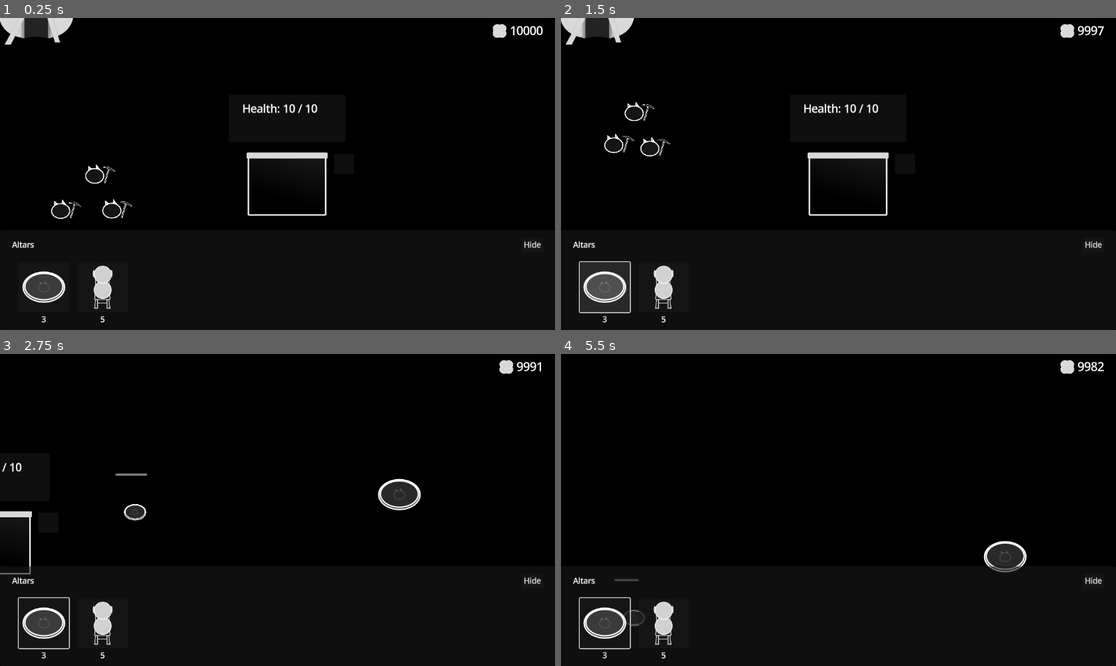
Above: before the commit, frames 1-4 (two rows, left to right).
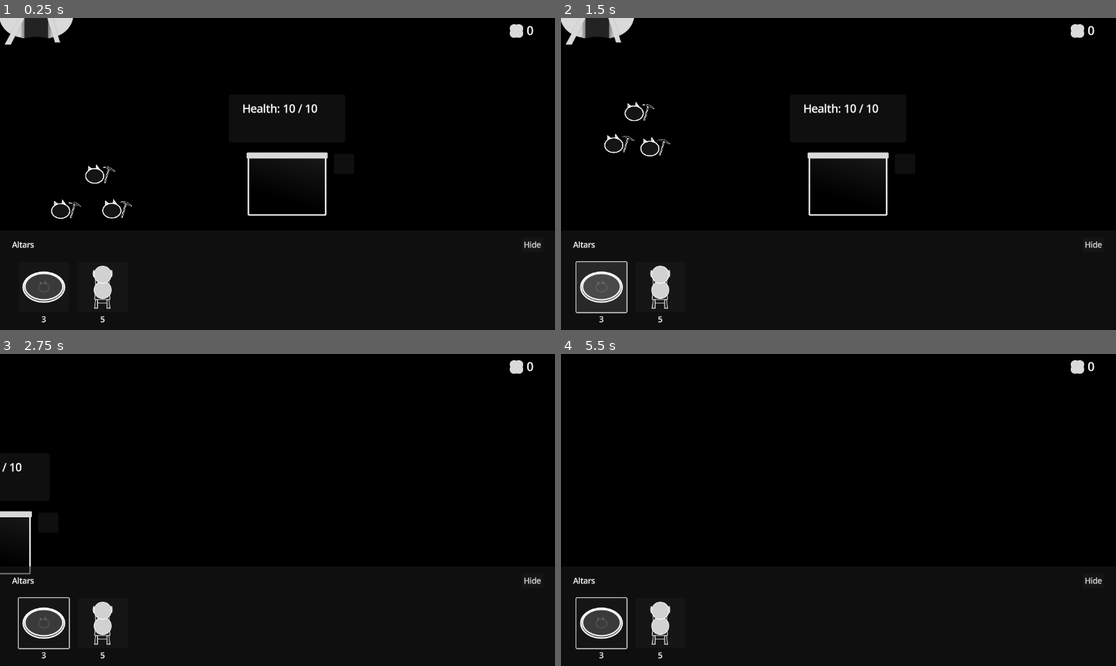
Above: after the commit, the same moments.

Repository: KANAjetzt/ld55-summoning
Game: Godot game, scene res://main.tscn
Two runs of this game, one before a commit and one after it. Both use one fixed random seed, a clock stepped at 60 frames per second and the inputs below.
Inputs (mouse positions are in pixels of both pictures, inside the frame that each line leads up to):
- Up to frame 1 (0.25 s): no input
- Up to frame 2 (1.5 s): click "Hide" at 0.5 s; click (605, 286) at 1.27 s
- Up to frame 3 (2.75 s): tap Enter (ui_accept) at 2, 2.27 s; move the mouse to (399, 494) at 2.02 s; hold D (right) from 2.03 s (still down); tap W (top) at 2.1 s; click (399, 494) at 2.17 s
- Up to frame 4 (5.5 s): move the mouse to (727, 525) at 2.77 s; release D (right) at 2.78 s; hold A (left) 2.78-3.53 s; tap S (bottom) at 2.85 s; tap Enter (ui_accept) at 3.02, 4.52, 5.27 s; tap W (top) at 3.05, 3.8, 4.55, 5.1 s; move the mouse to (894, 441) at 3.52 s; hold D (right) 3.53-5.03 s; right-click (894, 441) at 3.6 s; move the mouse to (810, 572) at 4.27 s; click (810, 572) at 4.35 s; move the mouse to (1005, 556) at 5.02 s; hold A (left) from 5.03 s (still down)

The runs differ from the first frame. In frame 1, 0.3% of the frame differs, in the area x 88-98%, y 2-7%; in frame 2, 1.1%; in frame 3, 1.1%; in frame 4, 1.7%, in the area x 2-98%, y 2-98%.
Error in both runs: Invalid call. Nonexistent function 'deselect' in base 'Nil'. (res://main.gd:31)

Commit message:
feat: :sparkles: it is what it is

Diff:
--- a/Altars/Chair/chair.tscn
+++ b/Altars/Chair/chair.tscn
@@ -1,9 +1,11 @@
-[gd_scene load_steps=8 format=3 uid="uid://cal7tnnv6ymk7"]
+[gd_scene load_steps=10 format=3 uid="uid://cal7tnnv6ymk7"]
 
 [ext_resource type="Texture2D" uid="uid://da7316xupl67v" path="res://Altars/Chair/chair.png" id="1_3qwed"]
 [ext_resource type="PackedScene" uid="uid://kfrjjt5p4eiw" path="res://Altars/_definitions/altar.tscn" id="1_vaien"]
 [ext_resource type="Script" path="res://Altars/Chair/chair.gd" id="2_818fy"]
 [ext_resource type="Texture2D" uid="uid://cqy877batotx2" path="res://Altars/Chair/human.png" id="2_qwo7w"]
+[ext_resource type="Script" path="res://SFX/player.gd" id="5_r0dgd"]
+[ext_resource type="AudioStream" uid="uid://dmeax3wv6208w" path="res://SFX/sit_0.ogg" id="6_mcdeq"]
 
 [sub_resource type="Animation" id="Animation_n45rm"]
 length = 0.001
@@ -83,6 +85,20 @@
 "update": 0,
 "values": [Color(1, 1, 1, 0), Color(1, 1, 1, 1)]
 }
+tracks/3/type = "method"
+tracks/3/imported = false
+tracks/3/enabled = true
+tracks/3/path = NodePath("SFXSit")
+tracks/3/interp = 1
+tracks/3/loop_wrap = true
+tracks/3/keys = {
+"times": PackedFloat32Array(0.73),
+"transitions": PackedFloat32Array(1),
+"values": [{
+"args": [],
+"method": &"start"
+}]
+}
 
 [sub_resource type="AnimationLibrary" id="AnimationLibrary_wdm80"]
 _data = {
@@ -111,5 +127,10 @@
 }
 autoplay = "spawn"
 
+[node name="SFXSit" type="AudioStreamPlayer" parent="." index="5"]
+volume_db = -4.773
+script = ExtResource("5_r0dgd")
+sounds = Array[AudioStream]([ExtResource("6_mcdeq")])
+
 [connection signal="timeout" from="TimerSpawnCat" to="." method="_on_timer_spawn_cat_timeout"]
 [connection signal="animation_finished" from="AnimationPlayer" to="." method="_on_animation_player_animation_finished"]
--- a/Altars/FoodBowl/bowl.gd
+++ b/Altars/FoodBowl/bowl.gd
@@ -1,10 +1,14 @@
 class_name AltarBowl
 extends Altar
+
+
+@onready var sfx_player: SFXPlayer = %SFXPlayer
 
 
 func _ready() -> void:
 	super()
 	timer_spawn_cat.start()
+	sfx_player.start()
 
 
 func _on_timer_spawn_cat_timeout() -> void:
--- a/Altars/FoodBowl/bowl.tscn
+++ b/Altars/FoodBowl/bowl.tscn
@@ -1,7 +1,9 @@
-[gd_scene load_steps=3 format=3 uid="uid://75f6lvivf5wu"]
+[gd_scene load_steps=5 format=3 uid="uid://75f6lvivf5wu"]
 
 [ext_resource type="PackedScene" uid="uid://kfrjjt5p4eiw" path="res://Altars/_definitions/altar.tscn" id="1_a41et"]
 [ext_resource type="Script" path="res://Altars/FoodBowl/bowl.gd" id="2_hw112"]
+[ext_resource type="Script" path="res://SFX/player.gd" id="3_4m1rk"]
+[ext_resource type="AudioStream" uid="uid://dmeax3wv6208w" path="res://SFX/sit_0.ogg" id="4_m3t8i"]
 
 [node name="AltarBowl" instance=ExtResource("1_a41et")]
 script = ExtResource("2_hw112")
@@ -12,4 +14,9 @@
 [node name="TimerSpawnCat" parent="." index="1"]
 wait_time = 3.0
 
+[node name="SFXPlayer" type="AudioStreamPlayer" parent="." index="4"]
+unique_name_in_owner = true
+script = ExtResource("3_4m1rk")
+sounds = Array[AudioStream]([ExtResource("4_m3t8i")])
+
 [connection signal="timeout" from="TimerSpawnCat" to="." method="_on_timer_spawn_cat_timeout"]
--- a/Entities/Cats/cat_miner.gd
+++ b/Entities/Cats/cat_miner.gd
@@ -33,6 +33,8 @@
 @onready var timer_mining: Timer = %TimerMining
 @onready var timer_storing: Timer = %TimerStoring
 @onready var debug_panel: UIDebugPanel = %DebugPanel
+@onready var audio_stoped_mining: SFXPlayer = %AudioStopedMining
+@onready var audio_stoped_storing: SFXPlayer = %AudioStopedStoring
 
 
 # Called when the node enters the scene tree for the first time.
@@ -91,6 +93,7 @@
 
 
 func stop_mining() -> void:
+	audio_stoped_mining.start()
 	var tween := create_tween()
 	tween.tween_property(self, "global_position", global_position + Vector2(0, 50), 0.5)
 	tween.parallel().tween_property(self, "modulate:a", 1.0, 0.5)
@@ -115,7 +118,7 @@
 
 func stop_storing() -> void:
 	is_storing = false
-
+	audio_stoped_storing.start()
 	var tween := create_tween()
 	tween.tween_property(self, "global_position", global_position - (135.0 * global_position.direction_to(Global.storage.global_position)), 1.0)
 	await tween.finished
--- a/Entities/Cats/cat_miner.tscn
+++ b/Entities/Cats/cat_miner.tscn
@@ -1,9 +1,12 @@
-[gd_scene load_steps=6 format=3 uid="uid://bnjd3xnekunev"]
+[gd_scene load_steps=9 format=3 uid="uid://bnjd3xnekunev"]
 
 [ext_resource type="PackedScene" uid="uid://b0fveacr07rl2" path="res://Entities/Cats/cat.tscn" id="1_14mmn"]
 [ext_resource type="Script" path="res://Entities/Cats/cat_miner.gd" id="2_c8ny4"]
 [ext_resource type="Texture2D" uid="uid://da7tbrggx5xsi" path="res://Entities/Cats/pickax.png" id="2_i88cg"]
 [ext_resource type="PackedScene" uid="uid://ck7pp5vhb1ofp" path="res://Debug/debug_panel.tscn" id="4_v7tq4"]
+[ext_resource type="PackedScene" uid="uid://b7vgx55o8td0d" path="res://SFX/player.tscn" id="5_2ps25"]
+[ext_resource type="AudioStream" uid="uid://ba0bbfbdq8l54" path="res://SFX/mined.ogg" id="5_imyi3"]
+[ext_resource type="AudioStream" uid="uid://d4drmvnps37xq" path="res://SFX/mined_1.ogg" id="6_rd5he"]
 
 [sub_resource type="AnimationLibrary" id="AnimationLibrary_jh4mq"]
 
@@ -40,5 +43,13 @@
 offset_bottom = -29.0
 scale = Vector2(1, 1)
 
+[node name="AudioStopedStoring" parent="." index="7" instance=ExtResource("5_2ps25")]
+unique_name_in_owner = true
+sounds = Array[AudioStream]([ExtResource("6_rd5he")])
+
+[node name="AudioStopedMining" parent="." index="8" instance=ExtResource("5_2ps25")]
+unique_name_in_owner = true
+sounds = Array[AudioStream]([ExtResource("5_imyi3")])
+
 [connection signal="timeout" from="TimerMining" to="." method="_on_timer_mining_timeout"]
 [connection signal="timeout" from="TimerStoring" to="." method="_on_timer_storing_timeout"]
--- a/Entities/Cats/cat_warrior.gd
+++ b/Entities/Cats/cat_warrior.gd
@@ -30,6 +30,7 @@
 @onready var debug_panel: UIDebugPanel = %DebugPanel
 @onready var timer_laser: Timer = %TimerLaser
 @onready var animation_player_2: AnimationPlayer = %AnimationPlayer2
+@onready var audio_stream_player: AudioStreamPlayer = %AudioStreamPlayer
 
 
 func _ready() -> void:
@@ -69,6 +70,8 @@
 func move_towards_target_position(delta: float) -> void:
 	var direction := global_position.direction_to(target_position)
 	global_position = global_position + direction * speed * speed_multiplier * delta
+
+
 
 	if global_position.distance_squared_to(target_position) < 100:
 		is_moving = false
--- a/Entities/Cats/cat_warrior.tscn
+++ b/Entities/Cats/cat_warrior.tscn
@@ -93,6 +93,9 @@
 wait_time = 0.75
 one_shot = true
 
+[node name="AudioStreamPlayer" type="AudioStreamPlayer" parent="." index="10"]
+unique_name_in_owner = true
+
 [connection signal="mouse_entered" from="ClickListener" to="." method="_on_click_listener_mouse_entered"]
 [connection signal="mouse_exited" from="ClickListener" to="." method="_on_click_listener_mouse_exited"]
 [connection signal="area_entered" from="Awarnesse" to="." method="_on_awarnesse_area_entered"]
--- a/Projectiles/Laser/projectile_laser.gd
+++ b/Projectiles/Laser/projectile_laser.gd
@@ -9,6 +9,12 @@
 
 var target_position: Vector2
 
+@onready var sfx_impact: SFXPlayer = %SFXImpact
+@onready var sfx_laser: SFXPlayer = $SFXLaser
+
+
+func _ready() -> void:
+	sfx_laser.start()
 
 # Called every frame. 'delta' is the elapsed time since the previous frame.
 func _process(delta: float) -> void:
--- a/Projectiles/Laser/projectile_laser.tscn
+++ b/Projectiles/Laser/projectile_laser.tscn
@@ -1,6 +1,8 @@
-[gd_scene load_steps=5 format=3 uid="uid://cd6mivsge63mm"]
+[gd_scene load_steps=7 format=3 uid="uid://cd6mivsge63mm"]
 
 [ext_resource type="Script" path="res://Projectiles/Laser/projectile_laser.gd" id="1_tst2g"]
+[ext_resource type="Script" path="res://SFX/player.gd" id="2_ggfdf"]
+[ext_resource type="AudioStream" uid="uid://ckfghaet0du22" path="res://SFX/laser_0.ogg" id="4_e7edt"]
 
 [sub_resource type="Gradient" id="Gradient_q6ipm"]
 offsets = PackedFloat32Array(0, 0.158273, 0.242806, 0.338129)
@@ -38,4 +40,8 @@
 shape = SubResource("CapsuleShape2D_niy8k")
 metadata/_edit_lock_ = true
 
+[node name="SFXLaser" type="AudioStreamPlayer" parent="."]
+script = ExtResource("2_ggfdf")
+sounds = Array[AudioStream]([ExtResource("4_e7edt")])
+
 [connection signal="area_entered" from="Collider" to="." method="_on_collider_area_entered"]
--- /dev/null
+++ b/SFX/player.gd
@@ -0,0 +1,11 @@
+class_name SFXPlayer
+extends AudioStreamPlayer
+
+
+@export var sounds: Array[AudioStream] = []
+
+
+func start() -> void:
+	stream = sounds.pick_random()
+	pitch_scale = randf_range(0.85, 1.15)
+	play()
--- /dev/null
+++ b/SFX/player.tscn
@@ -0,0 +1,7 @@
+[gd_scene load_steps=2 format=3 uid="uid://b7vgx55o8td0d"]
+
+[ext_resource type="Script" path="res://SFX/player.gd" id="1_gs5u1"]
+
+[node name="Player" type="AudioStreamPlayer"]
+bus = &"SFX"
+script = ExtResource("1_gs5u1")
--- a/Singletons/debug.tscn
+++ b/Singletons/debug.tscn
@@ -4,6 +4,4 @@
 
 [node name="Debug" type="Node"]
 script = ExtResource("1_8ds80")
-override_mining_time = true
 override_mining_time_amount = 3.0
-override_dry_food_count = true
--- a/Singletons/global.gd
+++ b/Singletons/global.gd
@@ -17,6 +17,8 @@
 var cat_warrior_selected: CatWarrior = null: set = _set_cat_warrior_selected
 var alien_spawn_points: Array[Node2D] = []
 var cat_warrior_count: int = 0
+
+@onready var sfx_player: SFXPlayer = %SFXPlayer
 
 
 func _unhandled_input(event: InputEvent) -> void:
@@ -67,6 +69,13 @@
 	return a.global_position.distance_squared_to(storage.global_position) < b.global_position.distance_squared_to(storage.global_position)
 
 
+func play_sfx(sound: AudioStream) -> void:
+	if not sfx_player.playing:
+		sfx_player.sounds.clear()
+		sfx_player.sounds.push_back(sound)
+		sfx_player.start()
+
+
 func _update_mines_by_distance_to_center():
 	var mines_sorted := mines.duplicate()
 	mines_sorted.sort_custom(sort_mines_by_distance_to_center)
--- a/Singletons/global.tscn
+++ b/Singletons/global.tscn
@@ -1,7 +1,8 @@
-[gd_scene load_steps=4 format=3 uid="uid://dppyfdu5rjlwe"]
+[gd_scene load_steps=5 format=3 uid="uid://dppyfdu5rjlwe"]
 
 [ext_resource type="Script" path="res://Singletons/global.gd" id="1_hayur"]
 [ext_resource type="Script" path="res://stats.gd" id="2_fejdr"]
+[ext_resource type="PackedScene" uid="uid://b7vgx55o8td0d" path="res://SFX/player.tscn" id="3_mius7"]
 
 [sub_resource type="Resource" id="Resource_3av7s"]
 script = ExtResource("2_fejdr")
@@ -9,3 +10,6 @@
 [node name="Global" type="Node"]
 script = ExtResource("1_hayur")
 stats = SubResource("Resource_3av7s")
+
+[node name="SFXPlayer" parent="." instance=ExtResource("3_mius7")]
+unique_name_in_owner = true
--- /dev/null
+++ b/default_bus_layout.tres
@@ -0,0 +1,15 @@
+[gd_resource type="AudioBusLayout" format=3 uid="uid://bh757iquin727"]
+
+[resource]
+bus/1/name = &"SFX"
+bus/1/solo = false
+bus/1/mute = false
+bus/1/bypass_fx = false
+bus/1/volume_db = -6.24739
+bus/1/send = &"Master"
+bus/2/name = &"Music"
+bus/2/solo = false
+bus/2/mute = false
+bus/2/bypass_fx = false
+bus/2/volume_db = 0.0
+bus/2/send = &"Master"
--- a/main.tscn
+++ b/main.tscn
@@ -13,6 +13,7 @@
 [ext_resource type="Script" path="res://altar_preview.gd" id="11_dympo"]
 [ext_resource type="PackedScene" uid="uid://dvkmdffpxno1h" path="res://Entities/Aliens/alien_clustor.tscn" id="12_w2cdb"]
 [ext_resource type="PackedScene" uid="uid://k4dw8byq2a8i" path="res://UI/game_over.tscn" id="13_766qe"]
+[ext_resource type="AudioStream" uid="uid://bmy1wdk833tgf" path="res://music/ld55-music.ogg" id="14_fmisd"]
 
 [sub_resource type="StyleBoxEmpty" id="StyleBoxEmpty_gxcq8"]
 
@@ -231,5 +232,11 @@
 [node name="TimerSpawnAlien" type="Timer" parent="."]
 unique_name_in_owner = true
 
+[node name="Music" type="AudioStreamPlayer" parent="."]
+unique_name_in_owner = true
+stream = ExtResource("14_fmisd")
+volume_db = -21.166
+autoplay = true
+
 [connection signal="altar_bought" from="CanvasLayer/Shop" to="." method="_on_shop_altar_bought"]
 [connection signal="timeout" from="TimerSpawnAlien" to="." method="_on_timer_spawn_alien_timeout"]
Not shown, added: SFX/cat_0.ogg.import
Not shown, added: SFX/laser_0.ogg.import
Not shown, added: SFX/laser_impact_0.ogg.import
Not shown, added: SFX/mined.ogg.import
Not shown, added: SFX/mined_1.ogg.import
Not shown, added: SFX/sit_0.ogg.import
Not shown, added: export_presets.cfg
Not shown: 1 places in main.tscn that only renumber resources
Not shown, added: music/ld55-music.ogg.import
Not shown, added: SFX/cat_0.ogg
Not shown, added: SFX/laser_0.ogg
Not shown, added: SFX/laser_impact_0.ogg
(and 4 more such lines)
